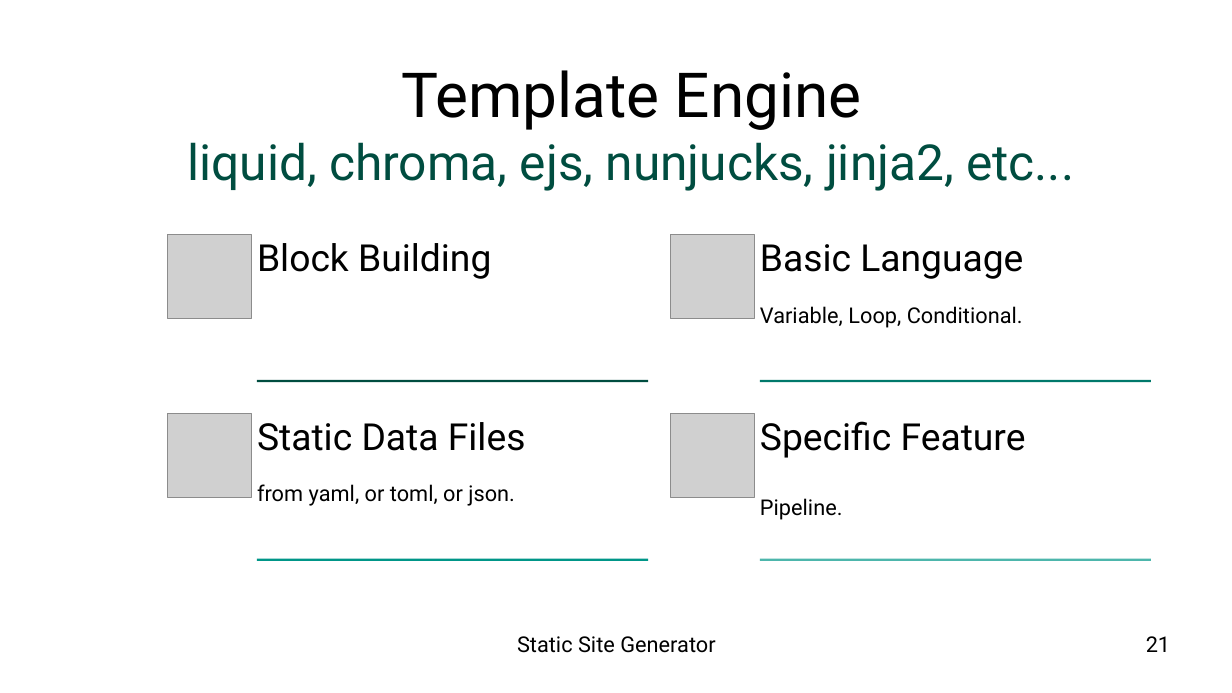
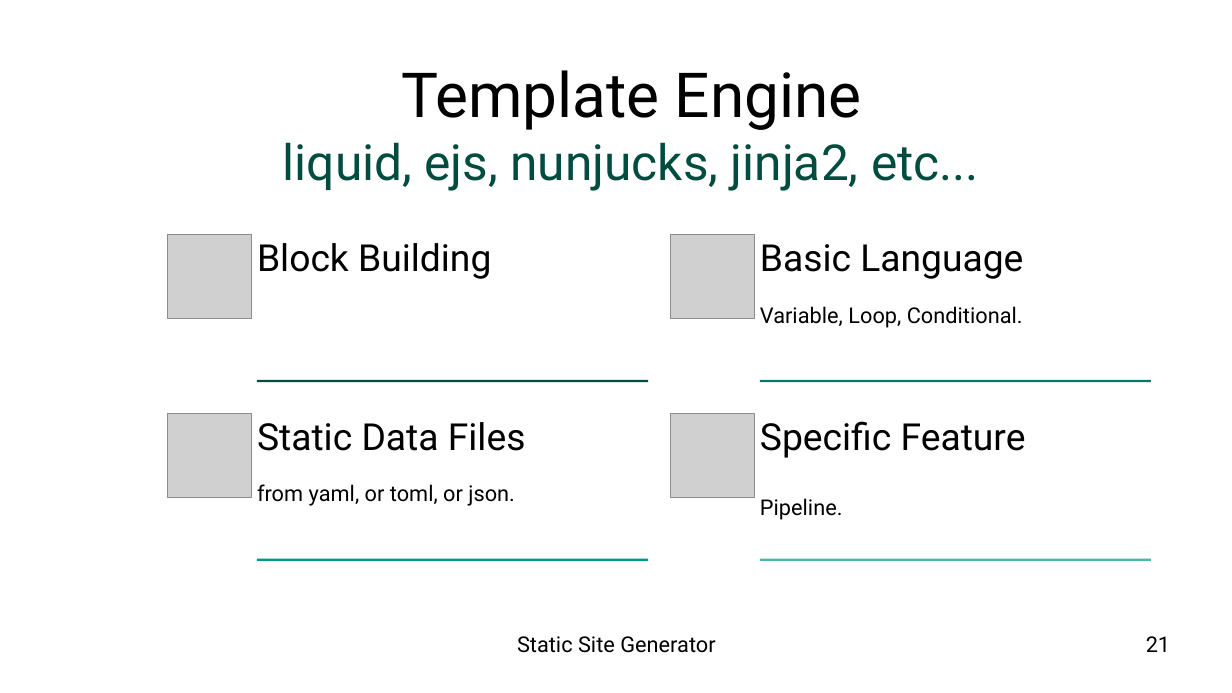
Before and after one commit to epsi-rns/berkas2, a slide deck: slide 21 of impress-presentation/04-concept-ssg/presentation-concept-ssg-plain.odp. Drawn at 1232x693 pixels with LibreOffice and Linux fonts; fonts in the diff are those of the drawing; grey boxes stand for pictures; background and template pictures are left out. Boxes give left, top, right and bottom in pixels: in the first picture for what was removed or moved away, otherwise in the second. Text is boxed around its words. In the diff, an @@ line names an element or a change of style, - is before the commit and + after.

Commit message:
Slides: Fix Chroma Terminology Mistakes to Go html/template

```diff
--- a/impress-presentation/04-concept-ssg/presentation-concept-ssg-plain.odp
+++ b/impress-presentation/04-concept-ssg/presentation-concept-ssg-plain.odp
@@ title at (283, 70, 979, 191): text changed @@
-Template Engine
-liquid, chroma, ejs, nunjucks, jinja2, etc...
+Template Engine
+liquid, ejs, nunjucks, jinja2, etc...
```
Also in this commit, not shown: 3 other slides changed, 7 other files.
